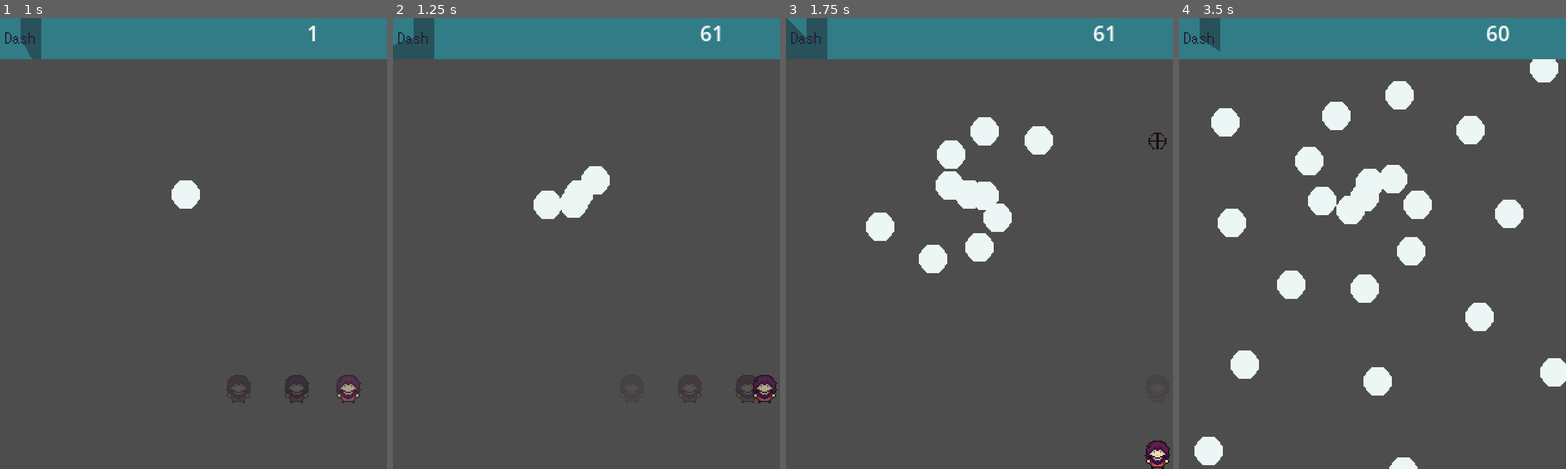
Above: before the commit, frames 1-4 (left to right).
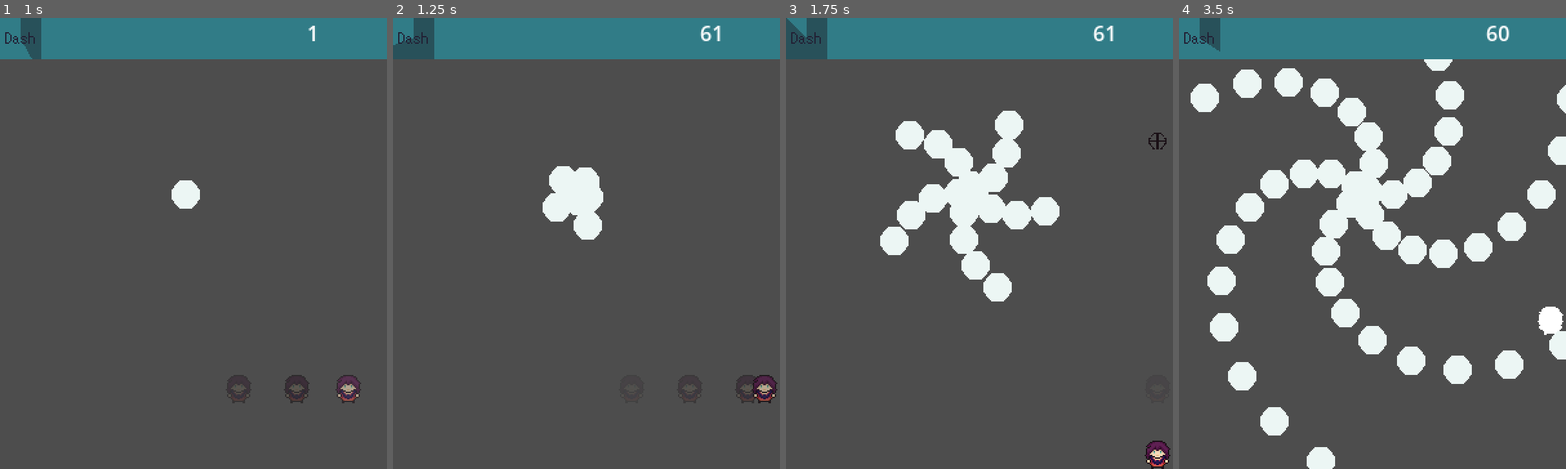
Above: after the commit, the same moments.

Repository: SantiagoBoscan07/Project-Transmutation
Game: Godot game, scene res://Scenes/Test/Test.tscn
The game is run twice, just before and just after one commit, with the same random seed, the same clock (stepped at 60 frames per second) and the same inputs. The project has no main scene, so this scene is started directly.
Inputs:
- Up to frame 1 (1 s): tap Enter at 0.5 s; hold Right (move_right) from 0.53 s (still down); hold Shift (dash) from 0.53 s (still down)
- Up to frame 2 (1.25 s): keep holding Right (move_right); keep holding Shift (dash)
- Up to frame 3 (1.75 s): release Right (move_right) at 1.28 s; release Shift (dash) at 1.28 s; hold Down (move_down) from 1.28 s (still down); tap Space (shoot) at 1.35 s
- Up to frame 4 (3.5 s): release Down (move_down) at 2.03 s; hold Right (move_right) 2.03-2.78 s; hold Shift (dash) 2.03-2.78 s; hold Up (move_up) from 2.78 s (still down); tap Space (shoot) at 2.85 s

Frame 1 is identical in both runs. In frame 2, 1.2% of the frame differs, in the area x 36-56%, y 32-50%; in frame 3, 6.7%; in frame 4, 19%, in the area x 3-100%, y 9-100%.

Commit message:
Hurt Flash

Diff:
--- /dev/null
+++ b/Effects/whiteflash.gdshader
@@ -0,0 +1,8 @@
+shader_type canvas_item;
+render_mode unshaded;
+
+void fragment() {
+	// Output white for every pixel but kee the alpha
+	vec4 input_color = texture(TEXTURE, UV);
+	COLOR = vec4(1.0, 1.0, 1.0, input_color.a);
+}
--- /dev/null
+++ b/Effects/whiteflash.tres
@@ -0,0 +1,6 @@
+[gd_resource type="ShaderMaterial" load_steps=2 format=3 uid="uid://khmgocrleqor"]
+
+[ext_resource type="Shader" path="res://Effects/whiteflash.gdshader" id="1_fpi3v"]
+
+[resource]
+shader = ExtResource("1_fpi3v")
--- a/Scenes/Player/player.tscn
+++ b/Scenes/Player/player.tscn
@@ -10,6 +10,7 @@
 [ext_resource type="Script" path="res://Scripts/Misc/Health.gd" id="8_tejuy"]
 [ext_resource type="Script" path="res://Scripts/Misc/Hurt.gd" id="9_buh61"]
 [ext_resource type="Script" path="res://Scripts/Misc/Hurtbox.gd" id="9_dstq1"]
+[ext_resource type="Script" path="res://Scripts/Misc/Flash.gd" id="10_iybpp"]
 [ext_resource type="Script" path="res://Scripts/Misc/Hitbox.gd" id="10_saexv"]
 
 [sub_resource type="CircleShape2D" id="CircleShape2D_h00vk"]
@@ -60,11 +61,16 @@
 
 [node name="Health" type="Node" parent="Components"]
 script = ExtResource("8_tejuy")
+health = 2
 
 [node name="Hurt" type="Node" parent="Components" node_paths=PackedStringArray("health", "hurtbox")]
 script = ExtResource("9_buh61")
 health = NodePath("../Health")
 hurtbox = NodePath("../../Areas/HurtboxLight")
+
+[node name="Flash" type="Node" parent="Components" node_paths=PackedStringArray("sprite")]
+script = ExtResource("10_iybpp")
+sprite = NodePath("../../Body/Sprite2D")
 
 [node name="Timers" type="Node" parent="."]
 
--- a/Scenes/Test/Test.tscn
+++ b/Scenes/Test/Test.tscn
@@ -38,5 +38,5 @@
 
 [node name="ProjectileSpawner" parent="." instance=ExtResource("3_y33hk")]
 position = Vector2(144, 137)
-alpha = 2.8
-spawnTime = 0.08
+alpha = 1.3
+spawnTime = 0.04
--- /dev/null
+++ b/Scripts/Misc/Flash.gd
@@ -0,0 +1,24 @@
+extends Node
+class_name Flash
+
+
+const FLASH_MATERIAL = preload("res://Effects/whiteflash.tres")
+
+@export var sprite: CanvasItem
+
+@export var flash_duration: = 0.2
+
+var original_sprite_material: Material
+
+var timer: Timer = Timer.new()
+
+func _ready() -> void:
+	add_child(timer)
+	original_sprite_material = sprite.material
+
+
+func flash():
+	sprite.material = FLASH_MATERIAL
+	timer.start(flash_duration)
+	await timer.timeout
+	sprite.material = original_sprite_material
--- a/Scripts/Player/player.gd
+++ b/Scripts/Player/player.gd
@@ -3,12 +3,19 @@
 @export var normal_speed = 100.0
 @export var acceleration = 100.0
 @onready var health = $Components/Health
+@onready var flash = $Components/Flash
+@onready var hurtbox_light = $Areas/HurtboxLight
+@onready var hurtbox_shadow = $Areas/HurtboxShadow
 
 var max_speed
 
 func _ready():
 	max_speed = normal_speed
+	hurtbox_light.hurt.connect(func(hitbox: Hitbox):
+		flash.flash()
+		)
 	health.no_health.connect(die)
+
 
 func die():
 	queue_free()
Not shown: 1 places in Scenes/Player/player.tscn that only renumber resources
